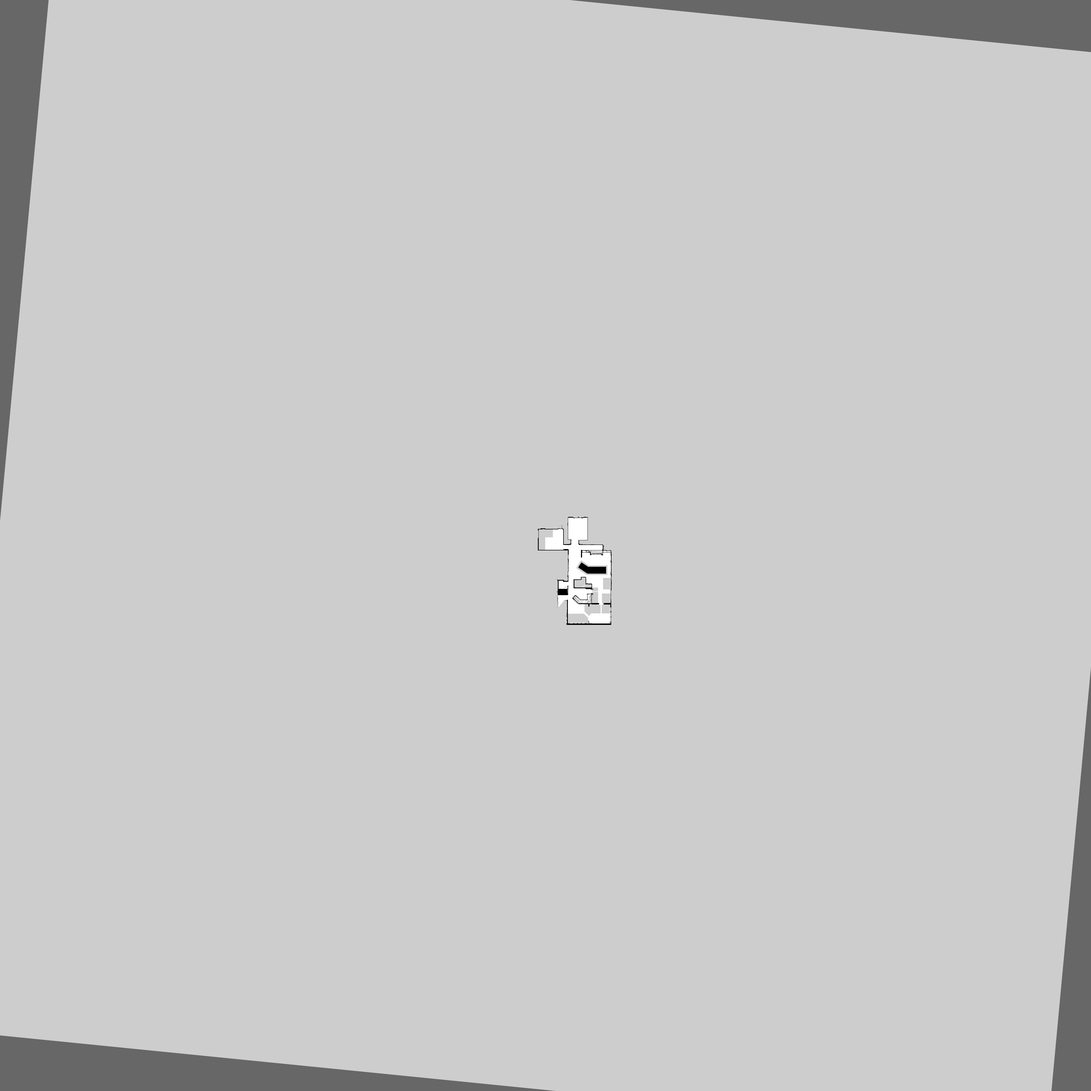
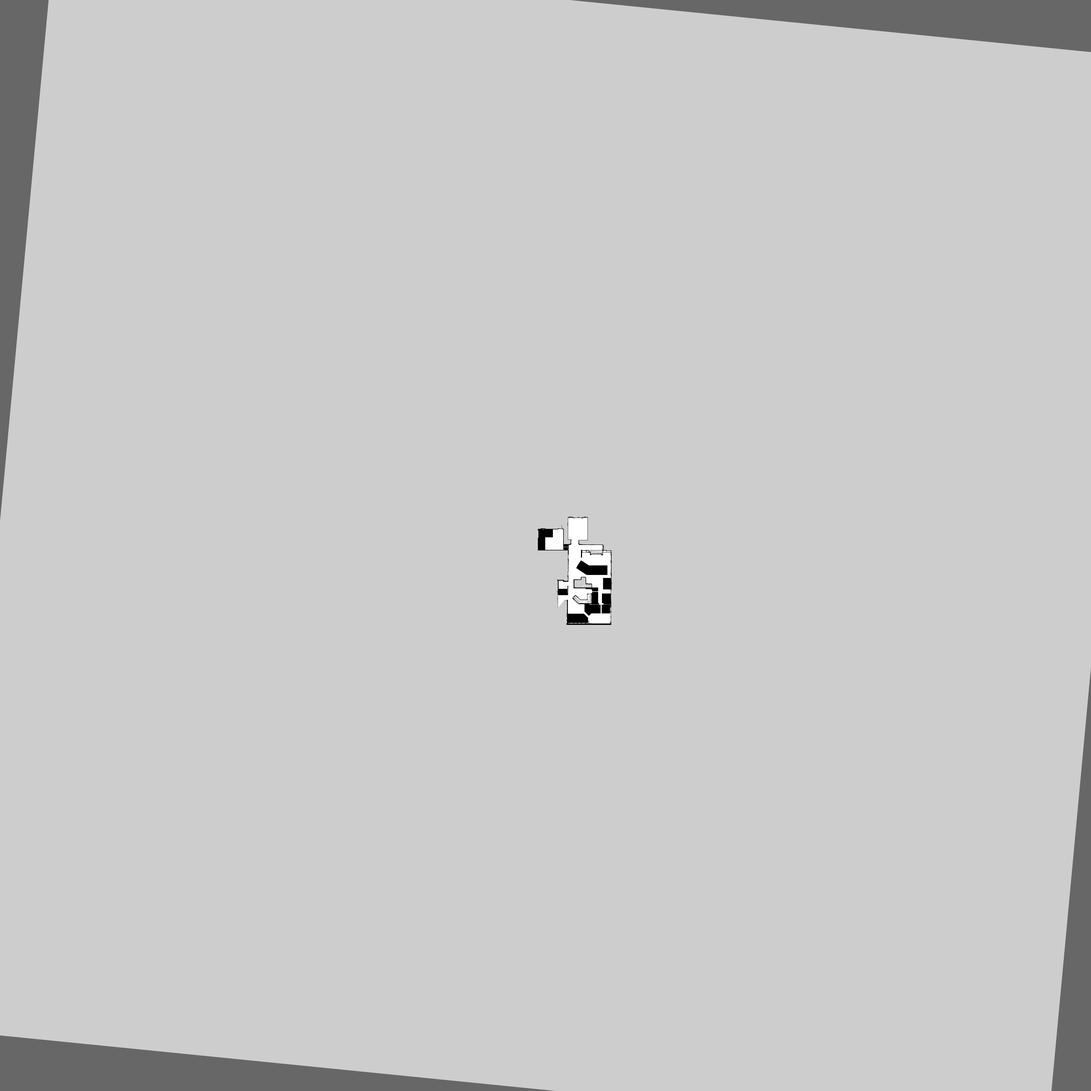
Comparing the layer stacks of the two (1091, 1091) images. Changes:
painted on "my_map_1618_keepout_mask.pgm" over [538, 529, 612, 624]
